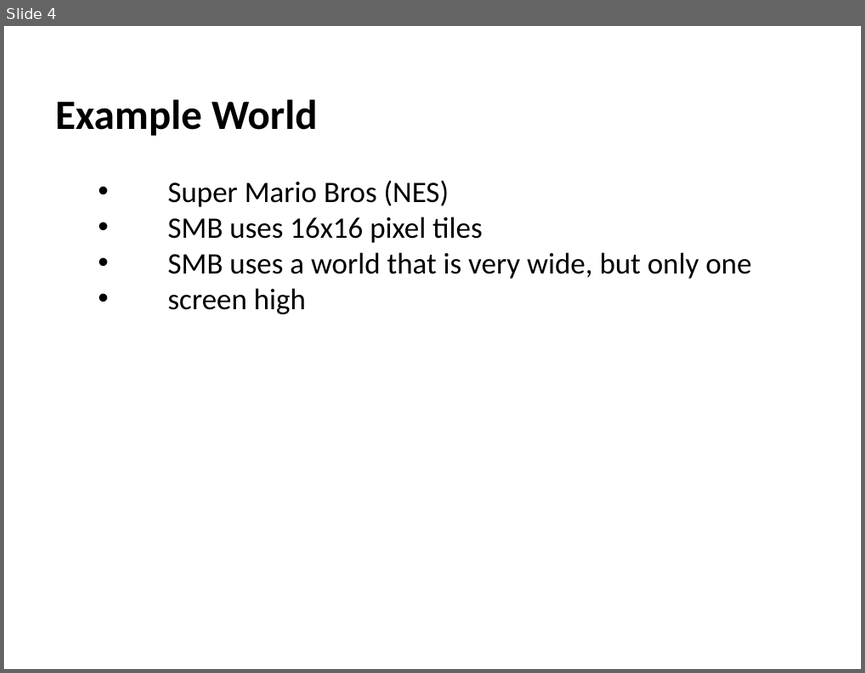
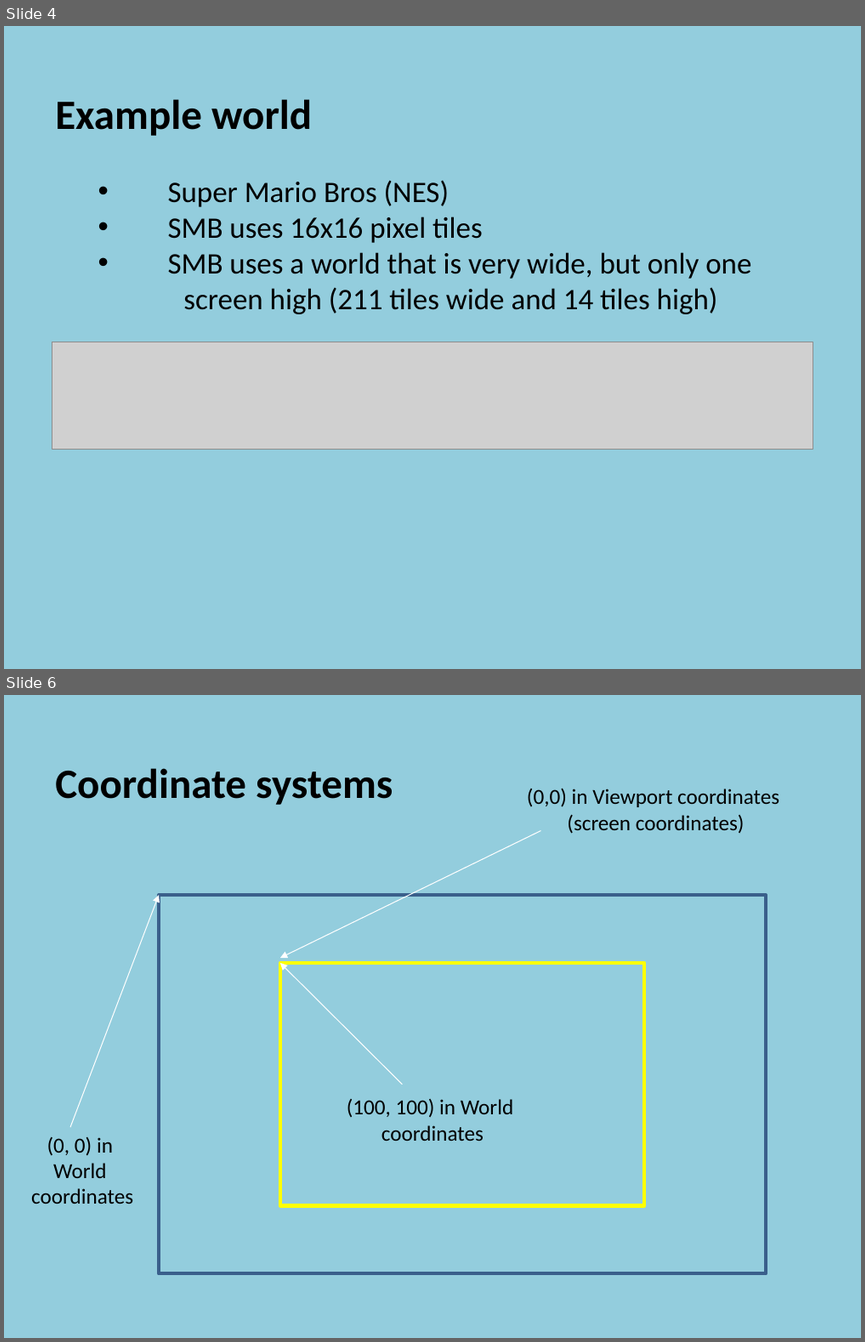
Before and after one commit to szetko/course-materials, a slide deck: Programming 4/07.1 Manual Scrolling Tile Map/07.1 Manual Scrolling Tile Map.pptx. Shown one above the other, each under a label of ours: slide 4 before the commit, slides 4 and 6 after it; the slides between them are not shown. The pictures are 865x673 and 865x1342 pixels, drawn with LibreOffice and Linux fonts; fonts in the diff are those of the drawing; grey boxes stand for pictures. Boxes give left, top, right and bottom in pixels: in the first picture for what was removed or moved away, otherwise in the second. Text is boxed around its words. In the diff, an @@ line names an element or a change of style, - is before the commit and + after.

```diff
--- a/Programming 4/07.1 Manual Scrolling Tile Map/07.1 Manual Scrolling Tile Map.pptx
+++ b/Programming 4/07.1 Manual Scrolling Tile Map/07.1 Manual Scrolling Tile Map.pptx
@@ slide 6 added at (4,695,861,1338), background #93CDDD @@
@@ text added at (55,768,392,805), 35 pt, text #000000, bold @@
+  Coordinate systems
@@ text added at (527,788,779,834), 18 pt, text #000000 @@
+(0,0) in Viewport coordinates
+(screen coordinates)
@@ arrow added from (540, 830) to (280, 958), #FFFFFF 0.75 pt @@
@@ arrow added from (70, 1127) to (159, 895), #FFFFFF 0.75 pt @@
@@ rectangle added at (159,895,766,1273), outline #3A5F8C 3 pt @@
@@ rectangle added at (280,962,644,1205), outline #FFFF00 3 pt @@
@@ arrow added from (403, 1084) to (280, 962), #FFFFFF 0.75 pt @@
@@ text added at (347,1099,513,1140), 18 pt, text #000000 @@
+(100, 100) in World
+coordinates
@@ text added at (31,1137,133,1203), 18 pt, text #000000 @@
+(0, 0) in
+World
+coordinates
@@ slide 4 changed as well @@
@@ background #FFFFFF to #93CDDD @@
@@ text at (55,99,312,136): text changed @@
-  Example World
+  Example world
@@ text at (183,287,718,314): text changed @@
-    • screen high
+    screen high (211 tiles wide and 14 tiles high)
@@ picture added at (52,341,813,448) @@
```
Also in this commit, not shown: 3 other slides changed, 15 other slides added, 13 other files.
